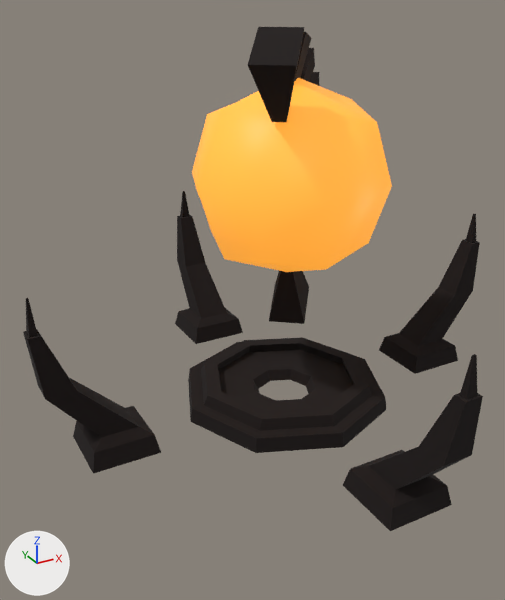
The FBX model Placeholder/Assets/NewAssets/Portal/Portal.fbx as it was, and as the next commit left it.
Camera for both pictures: a camera (50 mm lens) standing at (-5.06, -8.18, 5.84) and looking at (-0.6, -0.06, 1.78). Lighting does not change. The marker at lower left points along +X, +Y and +Z. Where no turn or scale is listed for an object, it has been applied to the vertices.

Objects in the first picture: 'Base', 'Circle_out', 'Cube', 'Pillar1', 'Pillar2', 'Pillar3', 'Pillar4'.
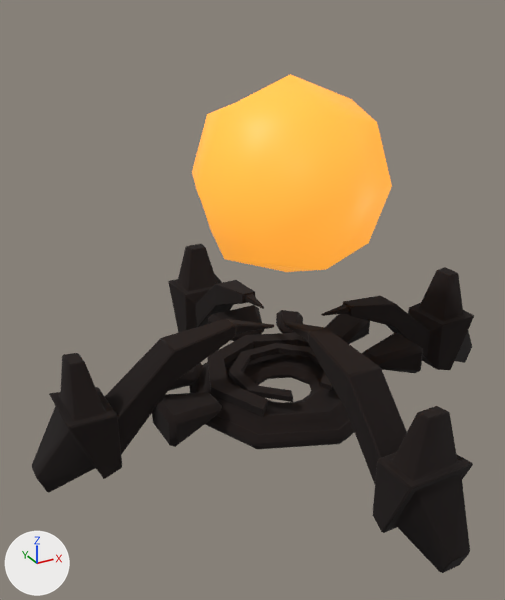
The change, as a list of edits to the scene's bpy script:
```text
Change me_circle_001:
    remove me_circle_001.from_pydata(...)  # 72 vertices, 72 faces; spans x -1.62..1.62, y -1.62..1.62, z 0.0..0.37
    add me_circle_001.from_pydata(...)  # 199 vertices, 230 faces; spans x -1.57..1.57, y -1.57..1.57, z 0.0..0.37
    me_circle_001 part 9
    64 vertices are removed from x -1.62..1.62, y -1.62..1.62, z 0.0..0.37
    72 faces are deleted
    135 vertices are added at x -1.57..1.57, y -1.57..1.57, z 0.0..0.37
    16 new vertices lie (0.14, 0.0, 0.0) away from vertices in x -0.07, y -1.57..1.57, z 0.08..0.3
    16 new vertices lie (0.0, 0.14, 0.0) away from vertices in x -1.57..1.57, y -0.07, z 0.08..0.3
    12 new vertices lie (0.11, -0.11, 0.0) away from vertices in x -1.17..1.06, y -1.06..1.17, z 0.08..0.3
    12 new vertices lie (0.11, 0.11, 0.0) away from vertices in x -1.17..1.06, y -1.17..1.06, z 0.08..0.3
    230 new faces join them
    me_circle_001 part 10: the surface is now shaded smooth
Change me_torus_002:
    used by ob_circle_out; location = (0.0, 0.0, 3.48); rotation_euler = (0.0, 2.022, -2.24), in degrees (0, 116, -128)
    remove me_torus_002.from_pydata(...)  # 56 vertices, 42 faces; spans x -2.25..2.2, y -0.28..0.28, z -2.06..0.85
    add me_torus_002.from_pydata(...)  # 168 vertices, 182 faces; spans x -2.25..2.14, y -0.26..0.26, z -2.06..0.82
    me_torus_002 part 1: the loose piece of 8 vertices spanning x 1.31..2.14, y -0.28..0.28, z 0.08..0.85 is rebuilt with 24 vertices and now spans x 1.31..2.14, y -0.26..0.26, z 0.09..0.82
    me_torus_002 part 2: the loose piece of 8 vertices spanning x -2.25..-1.31, y -0.27..0.27, z 0.02..0.83 is rebuilt with 24 vertices and now spans x -2.25..-1.31, y -0.25..0.25, z 0.03..0.81
    me_torus_002 part 3: the loose piece of 8 vertices spanning x -1.87..-1.0, y -0.22..0.22, z -1.24..-0.36 is rebuilt with 24 vertices and now spans x -1.82..-1.05, y -0.2..0.2, z -1.18..-0.39
    me_torus_002 part 4: the loose piece of 8 vertices spanning x 0.65..1.25, y -0.22..0.22, z -1.75..-0.98 is rebuilt with 24 vertices and now spans x 0.68..1.19, y -0.2..0.2, z -1.69..-1.04
    me_torus_002 part 5: the loose piece of 8 vertices spanning x -1.09..-0.48, y -0.22..0.22, z -1.71..-1.03 is rebuilt with 24 vertices and now spans x -1.05..-0.52, y -0.2..0.2, z -1.68..-1.07
    me_torus_002 part 6: the loose piece of 8 vertices spanning x -0.4..0.68, y -0.25..0.25, z -2.06..-1.31 is rebuilt with 24 vertices and now spans x -0.37..0.65, y -0.23..0.23, z -2.06..-1.31
    me_torus_002 part 7: the loose piece of 8 vertices spanning x 1.1..2.2, y -0.23..0.21, z -1.1..-0.24 is rebuilt with 24 vertices and now spans x 1.13..2.14, y -0.21..0.2, z -1.06..-0.27
    me_torus_002 part 8: the surface is now shaded smooth
Remove ob_pillar2:
    ob_pillar2 = bpy.data.objects.new('Pillar2', me_cube_002)
Remove ob_pillar1:
    ob_pillar1 = bpy.data.objects.new('Pillar1', me_cube_002)
Change ob_circle_mid:
    ob_circle_mid.location: (0.0, 0.0, 3.48) -> (0.0, 0.0, 0.43)
Change ob_circle_in:
    ob_circle_in.location: (0.0, 0.0, 3.48) -> (0.0, 0.0, 0.43)
Change ob_circle_out:
    ob_circle_out.location: (0.0, 0.0, 3.48) -> (0.0, 0.0, 0.43)
    ob_circle_out.rotation_euler: (0.0, 2.022, -2.24) -> (1.571, 0.0, 0.0)  # degrees (0, 116, -128) -> degrees (90, 0, 0)
Remove ob_pillar4:
    ob_pillar4 = bpy.data.objects.new('Pillar4', me_cube_002)
Remove ob_pillar3:
    ob_pillar3 = bpy.data.objects.new('Pillar3', me_cube_002)
Add ob_pillar2_001:
    ob_pillar2_001 = bpy.data.objects.new('Pillar2.001', me_cube_009)  # 124 vertices, 140 faces; spans x -1.16..2.57, y -0.48..0.48, z -0.67..1.19; in mat_portal (black #130705)
    ob_pillar2_001.location = (-2.76, 0.0, 0.31)
Add ob_pillar1_001:
    ob_pillar1_001 = bpy.data.objects.new('Pillar1.001', me_cube_012)  # 134 vertices, 149 faces; spans x -2.11..1.16, y -0.48..0.48, z -0.67..1.19; in mat_portal (black #130705)
    ob_pillar1_001.location = (2.76, 0.0, 0.31)
Add ob_pillar3_001:
    ob_pillar3_001 = bpy.data.objects.new('Pillar3.001', me_cube_011)  # 136 vertices, 152 faces; spans x -0.48..0.48, y -2.11..1.16, z -0.67..1.19; in mat_portal (black #130705)
    ob_pillar3_001.location = (0.0, 2.76, 0.31)
Add ob_pillar4_001:
    ob_pillar4_001 = bpy.data.objects.new('Pillar4.001', me_cube_010)  # 130 vertices, 143 faces; spans x -0.48..0.48, y -1.16..2.78, z -0.67..1.21; in mat_portal (black #130705)
    ob_pillar4_001.location = (0.0, -2.76, 0.31)
```

Changed parts and their boxes [x1, y1, x2, y2] in the pictures (505 x 600 px):
'Pillar4.001', added (black): after [284, 322, 473, 573]
'Base', reshaped: before [188, 337, 386, 453]; after [189, 348, 354, 449]
'Pillar2.001', added (black): after [32, 318, 274, 492]
'Circle_out', reshaped, moved, turned: before [248, 27, 319, 324]; after [152, 305, 423, 447]
'Pillar4', deleted (black): before [343, 354, 483, 531]
'Pillar2', deleted (black): before [23, 298, 161, 474]
'Pillar1.001', added (black): after [321, 267, 474, 370]
'Pillar1', deleted (black): before [379, 214, 480, 374]
'Pillar3', deleted (black): before [175, 191, 243, 344]
'Pillar3.001', added (black): after [168, 244, 264, 333]
'Circle_mid', moved (not visible before): after [208, 333, 310, 417]
'Circle in', moved (not visible before): after [229, 343, 333, 402]
part 1 of me_torus_002, rebuilt: before [269, 271, 309, 324]; after [362, 332, 423, 373]
part 2 of me_torus_002, rebuilt (25% wider, 42% shorter): before [248, 27, 304, 122]; after [152, 392, 222, 447]
part 3 of me_torus_002, rebuilt: before [295, 32, 311, 81]; after [168, 363, 202, 391]
part 4 of me_torus_002, rebuilt (not visible before): after [276, 310, 303, 333]
part 5 of me_torus_002, rebuilt (not visible afterwards): before [300, 48, 315, 82]
part 6 of me_torus_002, rebuilt: before [309, 72, 319, 86]; after [208, 305, 264, 341]
part 7 of me_torus_002, rebuilt (not visible before): after [325, 314, 370, 344]
part 9 of me_circle_001, built on: before [188, 337, 386, 453]; after [189, 348, 354, 449]
